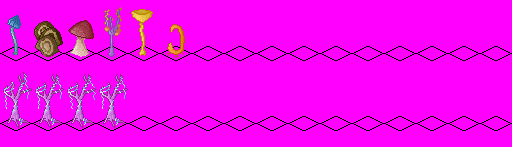
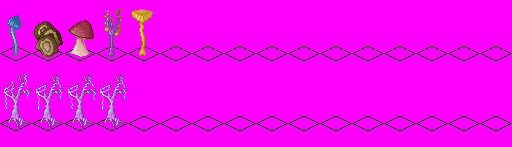
Layers edited between the first and the second 512x147 image:
renamed "Calocera (Idle)" to "Calocera (Idle) Needs Rework", hid the group it (4 layers) over [167, 24, 185, 58]
added layer "Layer 36" (21%) in group "C 0" over [134, 10, 152, 55]
added layer "Layer 35" in group "C 0" over [134, 13, 150, 55]
added layer "Layer 37" (22%) in group "A 0" over [106, 8, 121, 56]
added layer "Layer 34" in group "A 0" over [105, 10, 121, 56]
painted on "O" (3rd of 7, in "Alamy (Idle)" › "A 0") over [104, 7, 122, 57]
added layer "Layer 38" (21%) in group "TS 0" over [76, 21, 93, 47]
added layer "Layer 39" (22%) in group "Tree Shelf (Idle)" over [40, 26, 61, 45]
added layer "Layer 40" (15%) in group "FC 0" over [12, 16, 20, 55]
